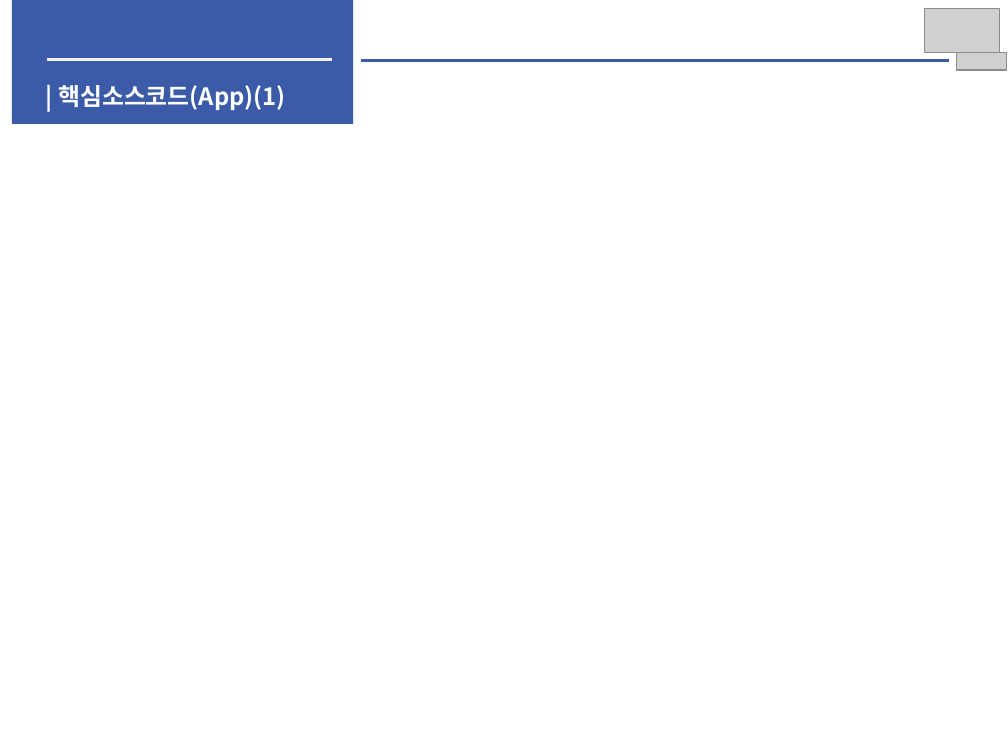
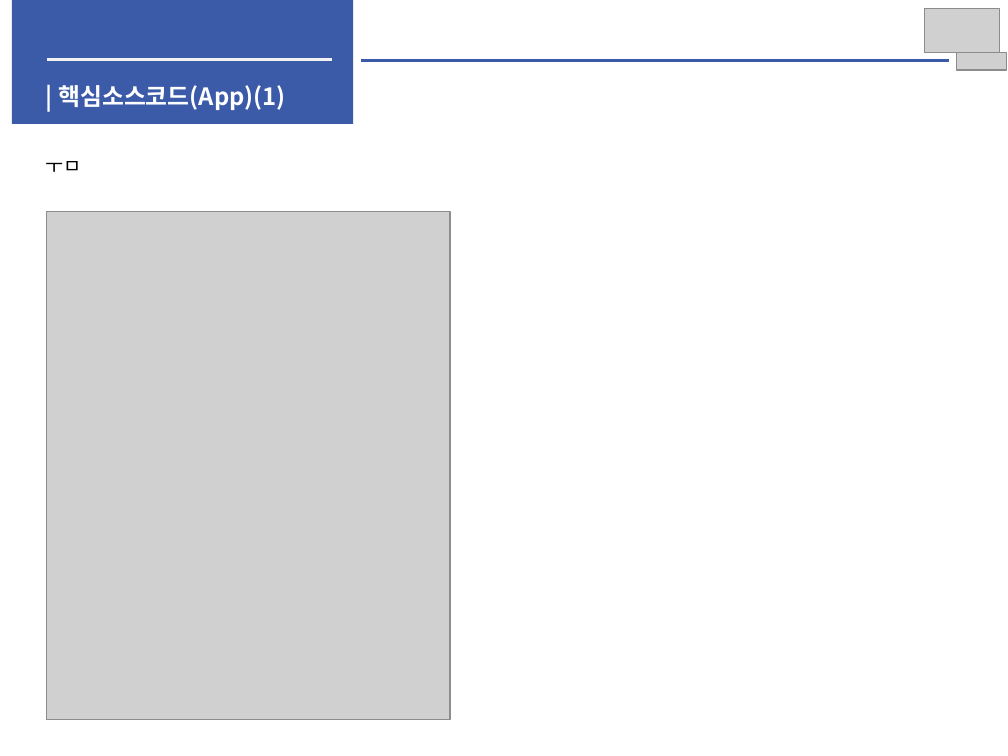
Before and after one commit to woojin1027/THE-FACO, a slide deck: slide 22 of 중간보고서/중간보고서.pptx (slide 23 before the commit). Drawn at 1008x756 pixels with LibreOffice and Linux fonts; fonts in the diff are those of the drawing; grey boxes stand for pictures. Boxes give left, top, right and bottom in pixels: in the first picture for what was removed or moved away, otherwise in the second. Text is boxed around its words. In the diff, an @@ line names an element or a change of style, - is before the commit and + after.

```diff
--- a/중간보고서/중간보고서.pptx
+++ b/중간보고서/중간보고서.pptx
@@ text added at <box>46,161,82,172</box>, 14 pt, text #000000 @@
+ㅜㅁ
@@ picture added at <box>46,212,450,720</box> @@
```
Also in this commit, not shown: 1 other slide changed, 1 slide removed.
